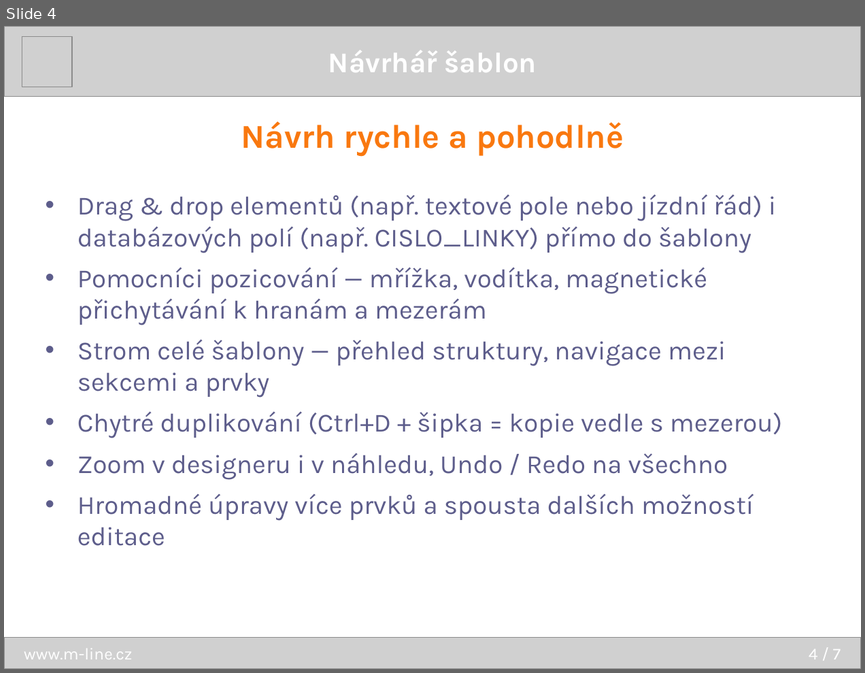
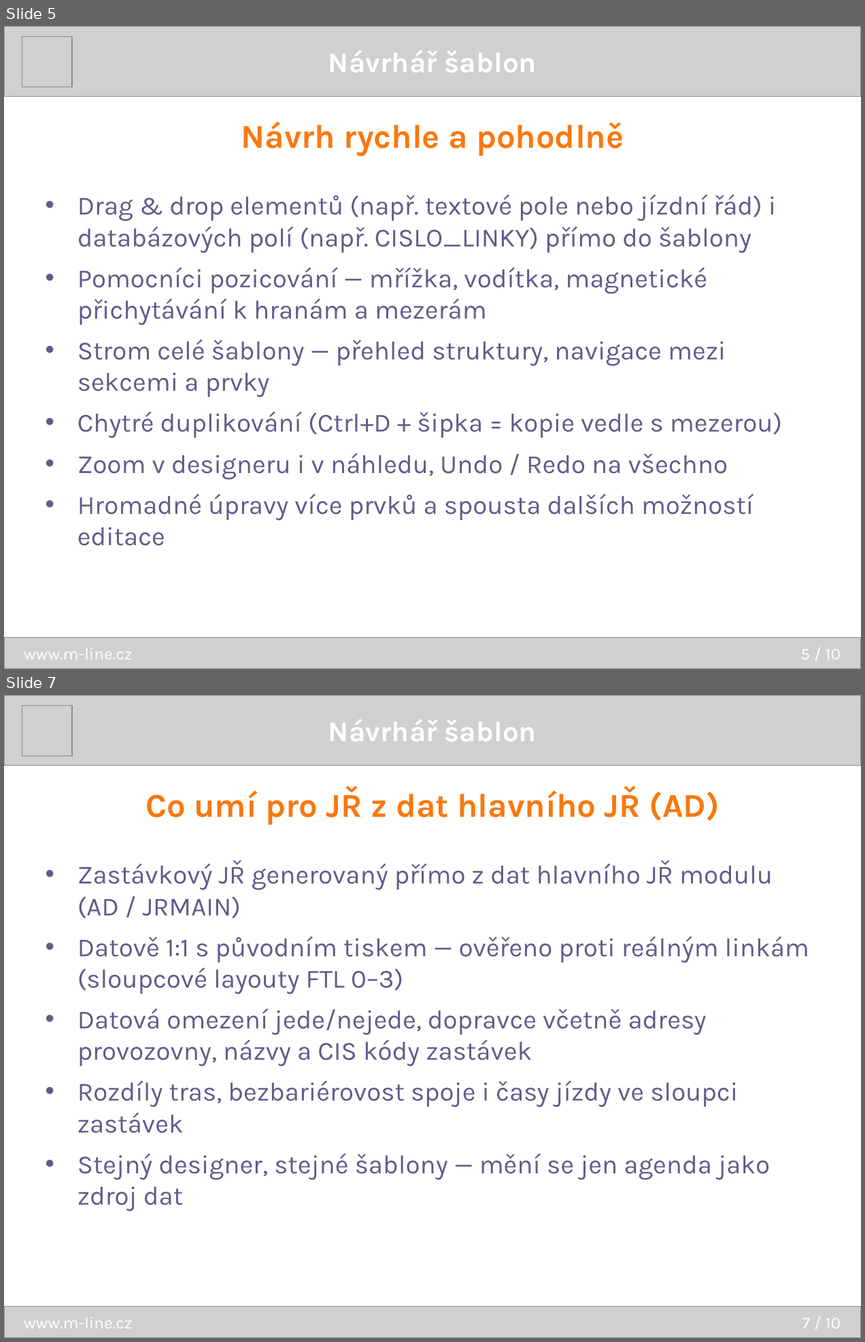
Before and after one commit to dracekmartin/EDISON2-projekt, a slide deck: TemplateDesigner/prezentace/TemplateDesigner.pptx. Shown one above the other, each under a label of ours: slide 4 before the commit, slides 5 and 7 after it; the slides between them are not shown. The pictures are 865x673 and 865x1342 pixels, drawn with LibreOffice and Linux fonts; fonts in the diff are those of the drawing; grey boxes stand for pictures. Boxes give left, top, right and bottom in pixels: in the first picture for what was removed or moved away, otherwise in the second. Text is boxed around its words. In the diff, an @@ line names an element or a change of style, - is before the commit and + after.

```diff
--- a/TemplateDesigner/prezentace/TemplateDesigner.pptx
+++ b/TemplateDesigner/prezentace/TemplateDesigner.pptx
@@ slide 7 added at <box>4,695,861,1338</box>, background #FFFFFF @@
@@ picture added at <box>4,695,861,765</box> @@
@@ picture added at <box>22,705,72,755</box> @@
@@ text added at <box>328,719,536,741</box>, 24 pt, text #FFFFFF, bold @@
+Návrhář šablon
@@ text added at <box>145,787,719,825</box>, 28 pt, text #F9780F, bold @@
+Co umí pro JŘ z dat hlavního JŘ (AD)
@@ text added at <box>77,860,809,1211</box>, 22 pt, text #5D5D8B @@
+• Zastávkový JŘ generovaný přímo z dat hlavního JŘ modulu (AD / JRMAIN)
+• Datově 1:1 s původním tiskem — ověřeno proti reálným linkám (sloupcové layouty FTL 0–3)
+• Datová omezení jede/nejede, dopravce včetně adresy provozovny, názvy a CIS kódy zastávek
+• Rozdíly tras, bezbariérovost spoje i časy jízdy ve sloupci zastávek
+• Stejný designer, stejné šablony — mění se jen agenda jako zdroj dat
@@ picture added at <box>4,1306,861,1338</box> @@
@@ text added at <box>24,1317,132,1328</box>, 14 pt, text #FFFFFF @@
+www.m-line.cz
@@ text added at <box>802,1318,841,1328</box>, 14 pt, text #FFFFFF @@
+7 / 10
@@ what was slide 4 is now slide 5 @@
@@ slide 5 changed as well @@
@@ text at <box>800,649,841,659</box>: text changed @@
-4 / 7
+5 / 10
```
Also in this commit, not shown: 6 other slides changed, 2 other slides added, 1 other file.
